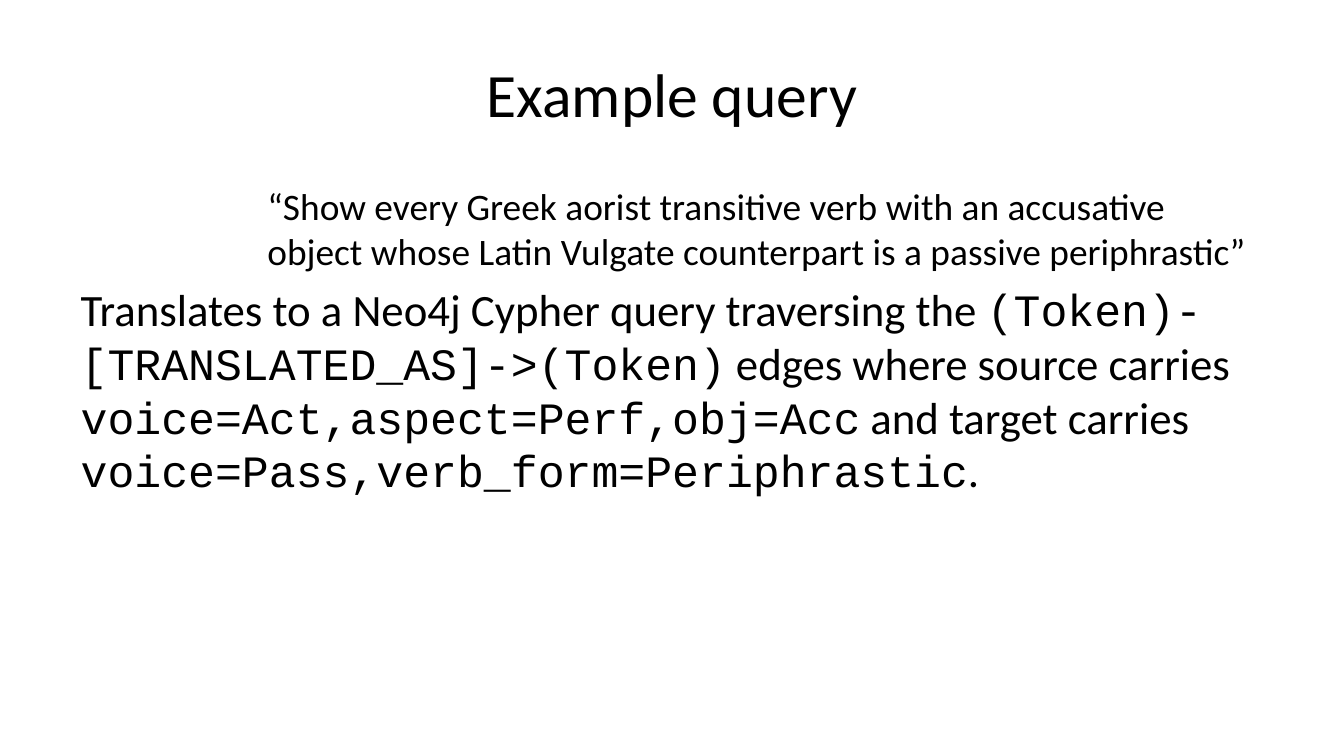
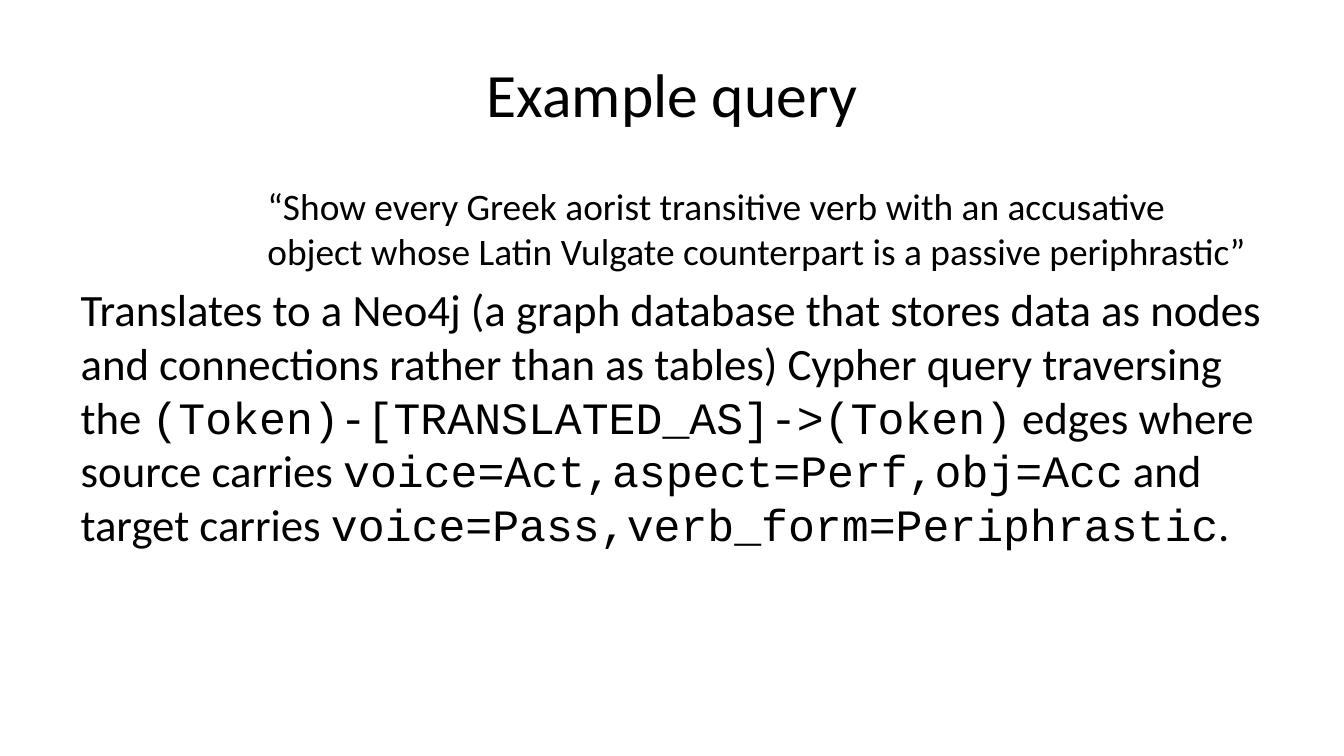
Before and after one commit to AthDGC/AthDGC.github.io, a slide deck: slide 7 of slides/cidl_2026.pptx. Drawn at 1344x756 pixels with LibreOffice and Linux fonts; fonts in the diff are those of the drawing. Boxes give left, top, right and bottom in pixels: in the first picture for what was removed or moved away, otherwise in the second. Text is boxed around its words. In the diff, an @@ line names an element or a change of style, - is before the commit and + after.

```diff
--- a/slides/cidl_2026.pptx
+++ b/slides/cidl_2026.pptx
@@ text at (81, 293, 1260, 551): text changed; font Courier New to Calibri @@
-Translates to a Neo4j Cypher query traversing the (Token)-[TRANSLATED_AS]->(Token) edges where source carries voice=Act,aspect=Perf,obj=Acc and target carries voice=Pass,verb_form=Periphrastic.
+Translates to a Neo4j (a graph database that stores data as nodes and connections rather than as tables) Cypher query traversing the (Token)-[TRANSLATED_AS]->(Token) edges where source carries voice=Act,aspect=Perf,obj=Acc and target carries voice=Pass,verb_form=Periphrastic.
```
Also in this commit, not shown: 7 other slides changed, 22 other files.
